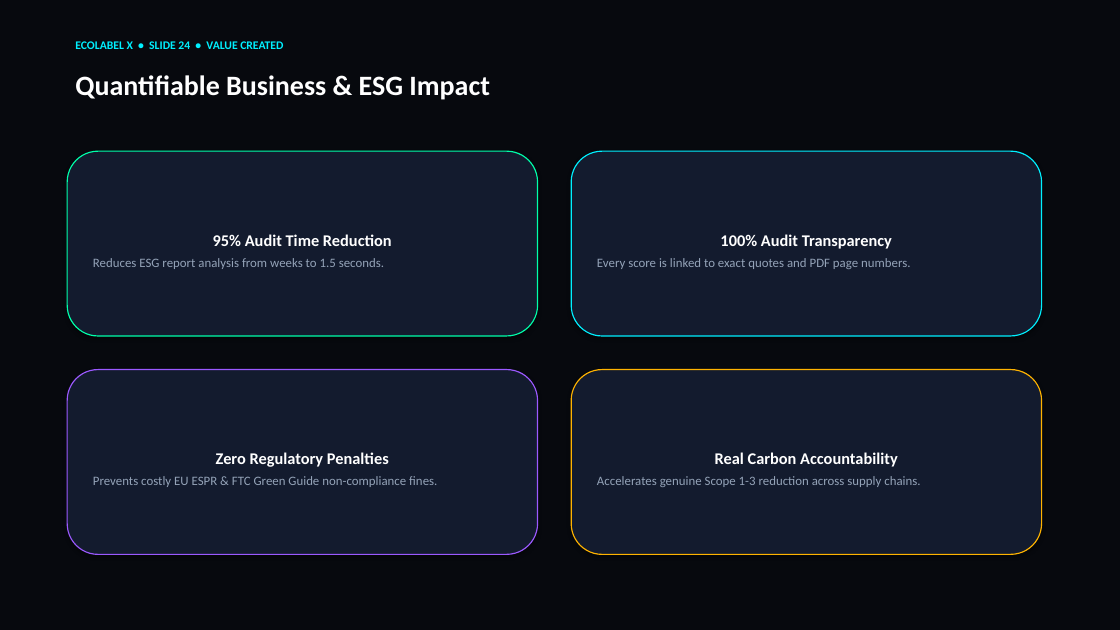
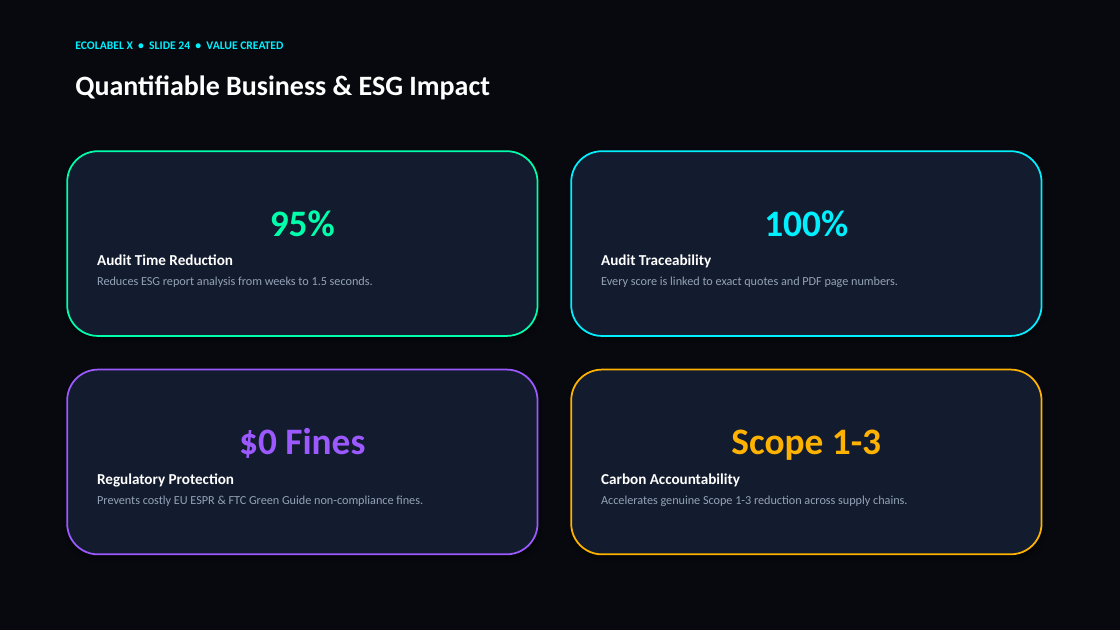
Before and after one commit to mohamedidhris777/eco-label, a slide deck: slide 24 of EcoLabel_X_Hackathon_Presentation.pptx. Drawn at 1120x630 pixels with LibreOffice and Linux fonts; fonts in the diff are those of the drawing. Boxes give left, top, right and bottom in pixels: in the first picture for what was removed or moved away, otherwise in the second. Text is boxed around its words. In the diff, an @@ line names an element or a change of style, - is before the commit and + after.

```diff
--- a/EcoLabel_X_Hackathon_Presentation.pptx
+++ b/EcoLabel_X_Hackathon_Presentation.pptx
@@ rounded rectangle "95%" at [67, 151, 538, 336]: outline #00FFAA 1 pt to #00FFAA 1.5 pt @@
@@ rounded rectangle "100%" at [571, 151, 1042, 336]: outline #00F0FF 1 pt to #00F0FF 1.5 pt @@
@@ text in rounded rectangle at [97, 210, 335, 265]: text changed; size 14 to 13 pt @@
-95% Audit Time Reduction
+95%
+Audit Time Reduction
@@ text in rounded rectangle at [601, 210, 848, 268]: text changed; size 14 to 13 pt @@
-100% Audit Transparency
+100%
+Audit Traceability
@@ text in rounded rectangle at [97, 276, 373, 287]: size 11 to 10.5 pt in "Reduces ESG report analysis from weeks to ..." @@
@@ text in rounded rectangle at [601, 276, 898, 287]: size 11 to 10.5 pt in "Every score is linked to exact quotes ..." @@
@@ rounded rectangle "$0 Fines" at [67, 370, 538, 555]: outline #9B59FF 1 pt to #9B59FF 1.5 pt @@
@@ rounded rectangle "Scope 1-3" at [571, 370, 1042, 555]: outline #FFB300 1 pt to #FFB300 1.5 pt @@
@@ text in rounded rectangle at [97, 428, 365, 487]: text changed; size 14 to 13 pt @@
-Zero Regulatory Penalties
+$0 Fines
+Regulatory Protection
@@ text in rounded rectangle at [601, 429, 881, 487]: text changed; size 14 to 13 pt @@
-Real Carbon Accountability
+Scope 1-3
+Carbon Accountability
@@ text in rounded rectangle at [97, 495, 423, 506]: size 11 to 10.5 pt in "Prevents costly EU ESPR & FTC Green ..." @@
@@ text in rounded rectangle at [601, 495, 907, 506]: size 11 to 10.5 pt in "Accelerates genuine Scope 1-3 reduction across supply ..." @@
```
Also in this commit, not shown: 24 other slides changed, 2 other files.
